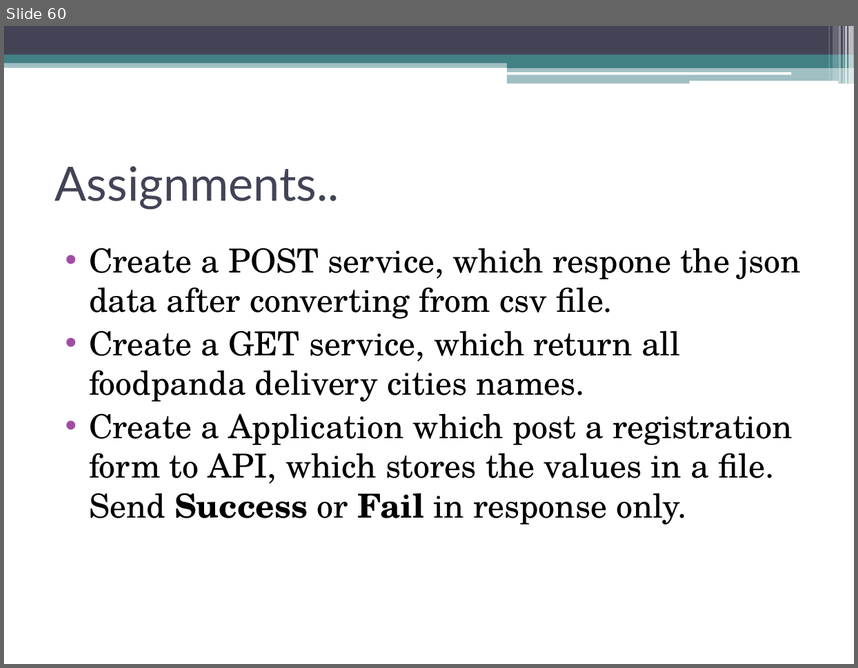
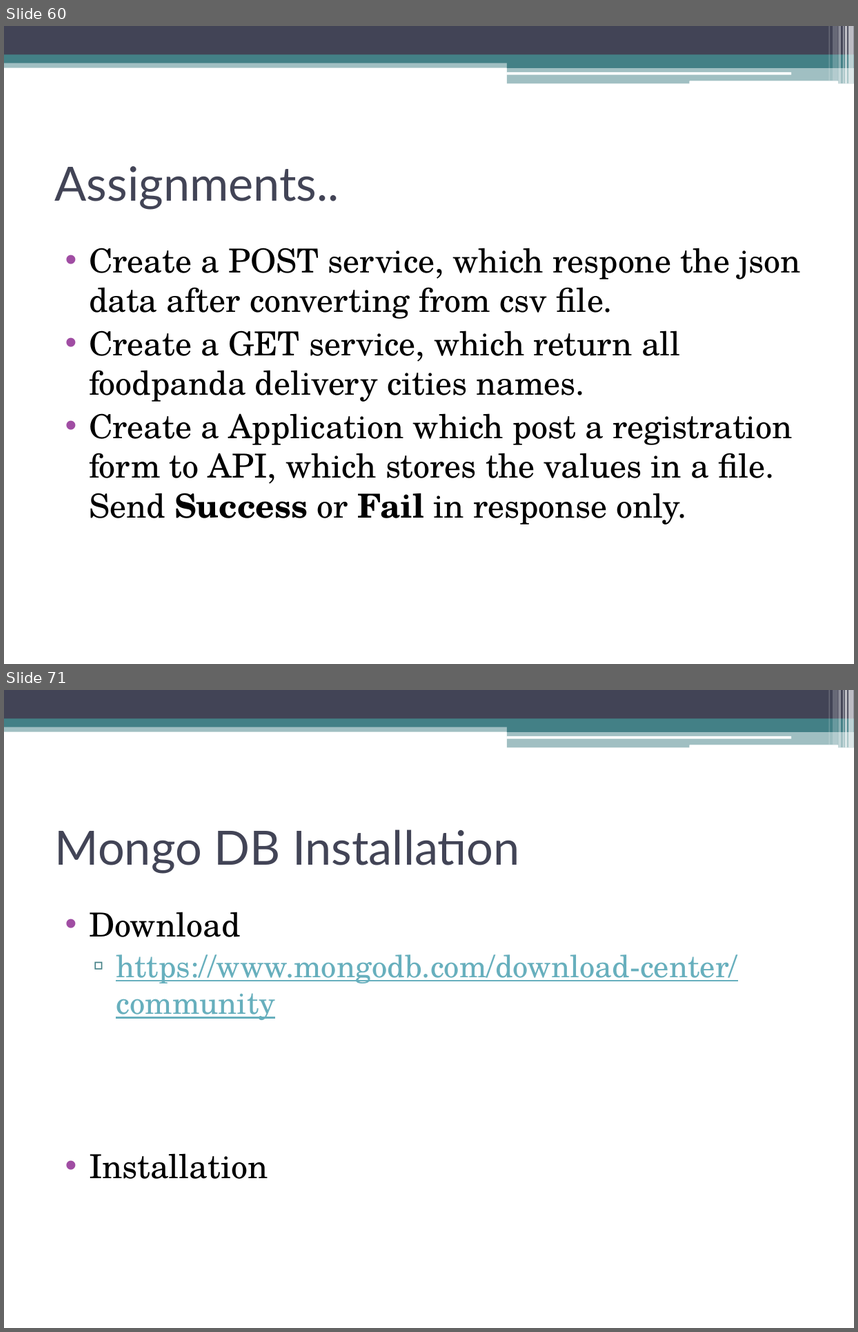
Before and after one commit to akjkhatri/mean_stack, a slide deck: MEAN Stack Workshop.pptx. Shown one above the other, each under a label of ours: slide 60 before the commit, slides 60 and 71 after it; the slides between them are not shown. The pictures are 858x668 and 858x1332 pixels, drawn with LibreOffice and Linux fonts; fonts in the diff are those of the drawing. Boxes give left, top, right and bottom in pixels: in the first picture for what was removed or moved away, otherwise in the second. Text is boxed around its words. In the diff, an @@ line names an element or a change of style, - is before the commit and + after.

```diff
--- a/MEAN Stack Workshop.pptx
+++ b/MEAN Stack Workshop.pptx
@@ slide 71 added at [4,690,854,1328], background #FFFFFF; not listed: 13 template elements that a slide beside it also shows @@
@@ title added at [55,829,520,874], 40 pt, text #424456 @@
+Mongo DB Installation
@@ text added at [89,911,737,1179], 26 pt, text #67AFBD, underline @@
+• Download
+  ▫ https://www.mongodb.com/download-center/community
+• Installation
```
Also in this commit, not shown: 12 other slides added, 1 other file.
